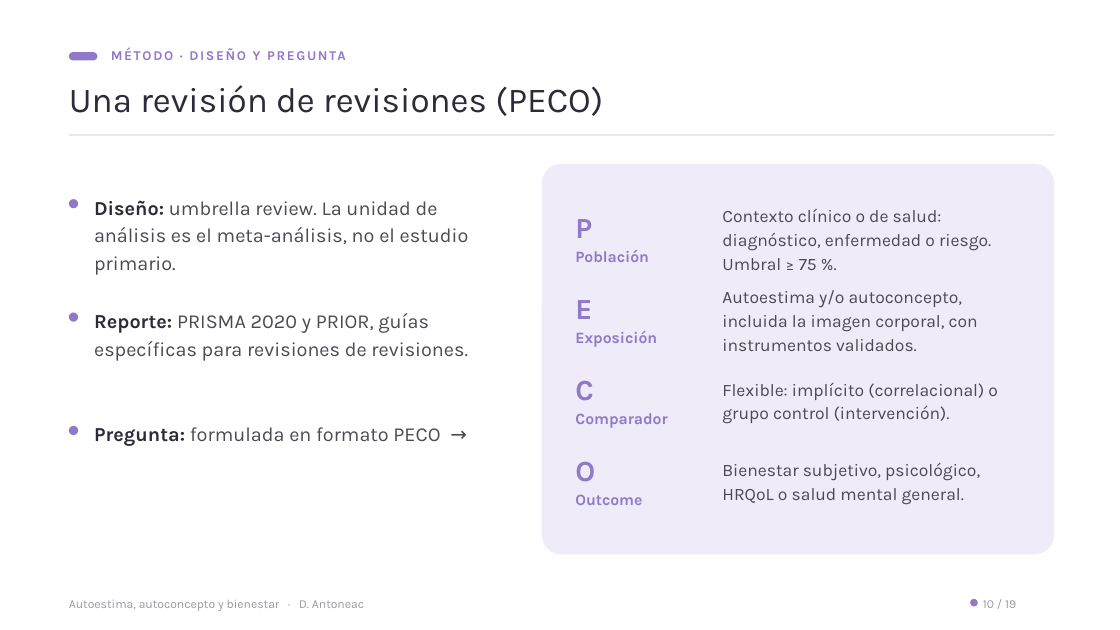
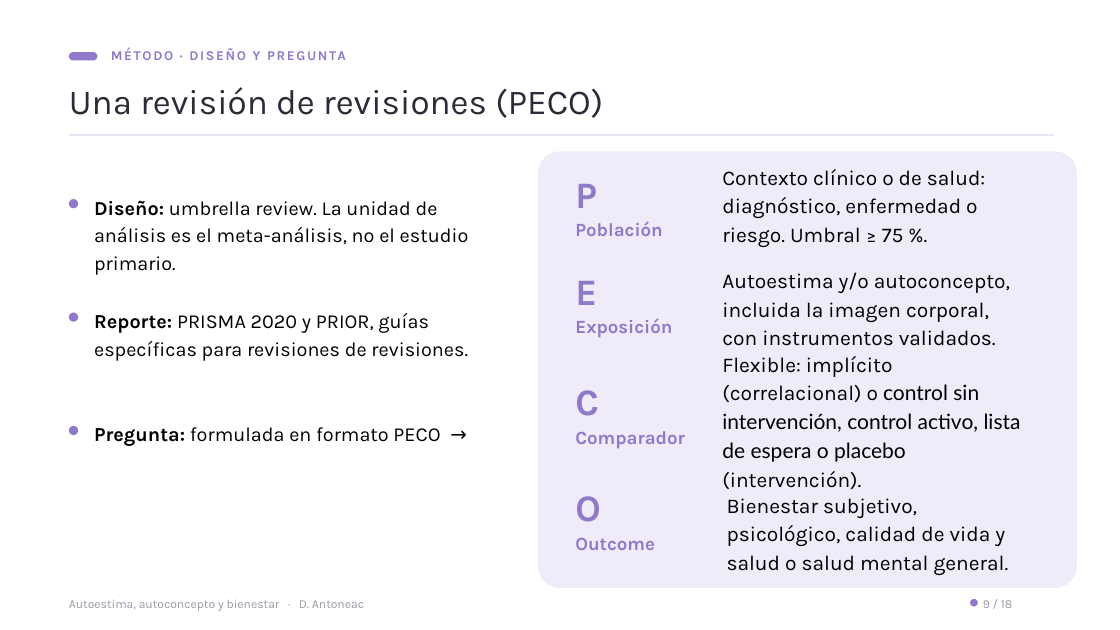
Before and after one commit to denisaantoneac23-dotcom/tfm-presentacion, a slide deck: slide 8 of TFM_Presentacion_Denisa_Antoneac_v13.pptx. Drawn at 1120x630 pixels with LibreOffice and Linux fonts; fonts in the diff are those of the drawing. Boxes give left, top, right and bottom in pixels: in the first picture for what was removed or moved away, otherwise in the second. Text is boxed around its words. In the diff, an @@ line names an element or a change of style, - is before the commit and + after.

```diff
--- a/TFM_Presentacion_Denisa_Antoneac_v13.pptx
+++ b/TFM_Presentacion_Denisa_Antoneac_v13.pptx
@@ rounded rectangle: place and size @@
-rounded rectangle at (542, 164, 1054, 555)
+rounded rectangle at (538, 151, 1077, 588)
@@ text "P": place and size @@
-text "P" at (575, 219, 649, 262)
+text "P" at (575, 184, 662, 236)
@@ text "P" at (575, 184, 662, 236): size 25 to 32 pt in "P"; size 13.5 to 16 pt @@
@@ text "Contexto clínico o de salud: ..." at (722, 169, 985, 247): size 15 to 18 pt, text colour #4C4954 to #000000 @@
@@ text "Contexto clínico o de salud: ...": place and size @@
-text "Contexto clínico o de salud: ..." at (722, 209, 991, 270)
+text "Contexto clínico o de salud: ..." at (722, 169, 985, 247)
@@ text "Diseño: umbrella review. La unidad ..." at (94, 200, 469, 275): text colour #2E2A3A to #000000 in "Diseño:"; text colour #4C4954 to #000000 @@
@@ text "E": place and size @@
-text "E" at (575, 300, 657, 347)
+text "E" at (575, 281, 672, 338)
@@ text "E" at (575, 281, 672, 338): size 25 to 32 pt in "E"; size 13.5 to 16 pt @@
@@ text "Autoestima y/o autoconcepto, incluida la ...": place and size @@
-text "Autoestima y/o autoconcepto, incluida la ..." at (722, 290, 978, 351)
+text "Autoestima y/o autoconcepto, incluida la ..." at (722, 272, 1010, 346)
@@ text "Autoestima y/o autoconcepto, incluida la ..." at (722, 272, 1010, 346): size 15 to 18 pt, text colour #4C4954 to #000000 @@
@@ text "Reporte: PRISMA 2020 y PRIOR, ..." at (94, 313, 468, 361): text colour #2E2A3A to #000000 in "Reporte:"; text colour #4C4954 to #000000 in "PRISMA 2020 y PRIOR, guías específicas para ..." @@
@@ text at (722, 356, 1021, 490): text changed; size 15 to 18 pt; font Karla to Lato; text colour #4C4954 to #000000 @@
-Flexible: implícito (correlacional) o grupo control (intervención).
+Flexible: implícito (correlacional) o control sin intervención, control activo, lista de espera o placebo (intervención).
@@ text "C": place and size @@
-text "C" at (575, 381, 667, 428)
+text "C" at (575, 390, 685, 449)
@@ text "C" at (575, 390, 685, 449): size 25 to 32 pt in "C"; size 13.5 to 16 pt @@
@@ text "Pregunta: formulada en formato PECO ..." at (94, 427, 440, 446): text colour #2E2A3A to #000000 in "Pregunta:"; text colour #4C4954 to #000000 in "formulada en formato PECO →" @@
@@ text "O": place and size @@
-text "O" at (575, 462, 642, 505)
+text "O" at (575, 496, 655, 550)
@@ text "O" at (575, 496, 655, 550): size 25 to 32 pt in "O"; size 13.5 to 16 pt in "Outcome" @@
@@ text at (727, 498, 1009, 575): text changed; size 15 to 18 pt; text colour #4C4954 to #000000 @@
-Bienestar subjetivo, psicológico, HRQoL o salud mental general.
+Bienestar subjetivo, psicológico, calidad de vida y salud o salud mental general.
@@ text at (983, 600, 1013, 608): text changed @@
-10 / 19
+9 / 18
```
Also in this commit, not shown: 15 other slides changed, 1 slide removed.
